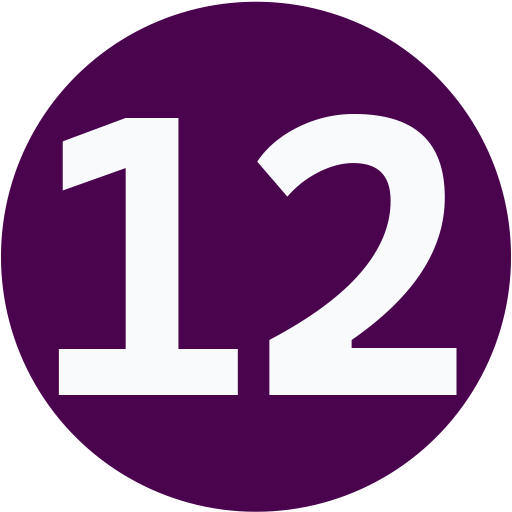
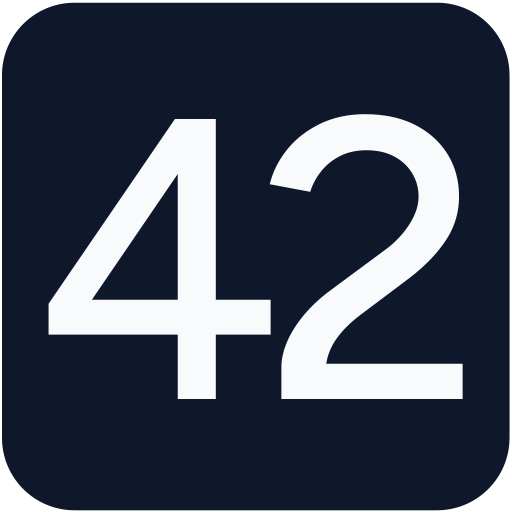
Layered file, before and after one edit (512px x 512px). Changes by layer:
hid group "Player 12" (2 layers) over [1, 1, 511, 512]
showed group "42" (1st of 2) (2 layers) over [2, 2, 510, 511]
painted on "42" (2nd of 2, in "42") over [40, 111, 472, 399]
